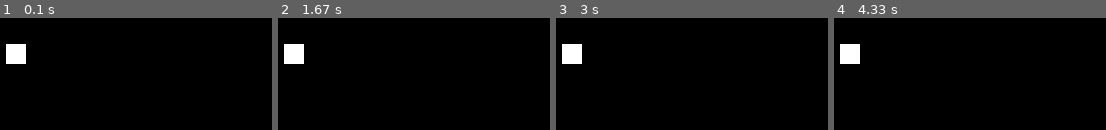
Above: before the commit, frames 1-4 (left to right).
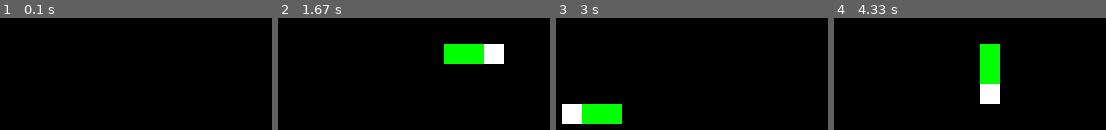
Above: after the commit, the same moments.

Repository: Joseph-Feldmeyer/Pygame
Game: pygame game, started from 1-PygameTry.py
Same seed, same stepped clock (60 frames per second), same inputs: the game is played once before the commit and once after it.
Inputs:
- Up to frame 1 (0.1 s): no input
- Up to frame 2 (1.67 s): hold Right 0.33-0.8 s; hold Up 0.83-1.13 s; hold Right 1.17-1.63 s
- Up to frame 3 (3 s): hold Left 1.67-2.2 s; hold Down 2.23-2.53 s; hold Left 2.57-2.97 s
- Up to frame 4 (4.33 s): hold Up 3-3.37 s; hold Right 3.4-4.03 s; hold Down from 4.07 s (still down)

The runs differ from the first frame. In frame 1, 1.3% of the frame differs, in the area x 2-10%, y 23-42%; in frame 2, 5.3%, in the area x 2-84%, y 23-42%; in frame 3, 5.3%; in frame 4, 5.3%.

Commit message:
Create the moveSnake function

Diff:
--- a/1-PygameTry.py
+++ b/1-PygameTry.py
@@ -25,6 +25,8 @@
 
 ## Import modules
 import pygame
+import random
+
 
 
 # Define some global variables
@@ -35,19 +37,26 @@
 ## Create the snake class
 class Snake(object):
 
-    def __init__(self, body, direction):
-        self.direction_x, self.direction_y = direction
+    def __init__(self, body, direction=(0,1)):
         self.body = body
+        self.direction = direction
 
     def drawSnake(self, surface):
         for i in range(len(self.body)):
             if i == 0:
                 pygame.draw.rect(surface, (255,255,255),
-                                 ( self.body[i][0], self.body[i][0], cube_width, cube_width))
+                                 ( self.body[i][0], self.body[i][1], cube_width, cube_width) )
             else:
                 pygame.draw.rect(surface, (0,255,0),
-                                 ( self.body[i][0], self.body[i][0], cube_width, cube_width))
+                                 ( self.body[i][0], self.body[i][1], cube_width, cube_width) )
 
+    def moveSnake(self, direction, snack=False):
+
+        next_block = [ self.body[0][0]+direction[0]*cube_width,
+                       self.body[0][1]+direction[1]*cube_width ]
+
+        self.body.insert(0, next_block)
+        self.body.pop()
 
 
 
@@ -69,19 +78,36 @@
     pygame.init()
     # Create the background
     background = pygame.display.set_mode((screen_width, screen_width))
+    # Create clock
+    clock = pygame.time.Clock()
 
-    s = Snake( [[50, 50]], (1,0) )
+    s = Snake( [ [50, 50], [70, 50], [90, 50] ] )
 
     # Main loop:
     running = True
     while( running ):
 
+        clock.tick(10)
+
         for event in pygame.event.get():
-
 
             # Quit #
             if event.type == pygame.QUIT:
                 running = False
+
+            keys = pygame.key.get_pressed()
+
+            if keys[pygame.K_LEFT]:
+                s.direction = (-1, 0)
+            elif keys[pygame.K_RIGHT]:
+                s.direction = ( 1, 0)
+            elif keys[pygame.K_UP]:
+                s.direction = ( 0,-1)
+            elif keys[pygame.K_DOWN]:
+                s.direction = ( 0, 1)
+
+        s.moveSnake( s.direction )
+
 
         drawWindow(background)
 
